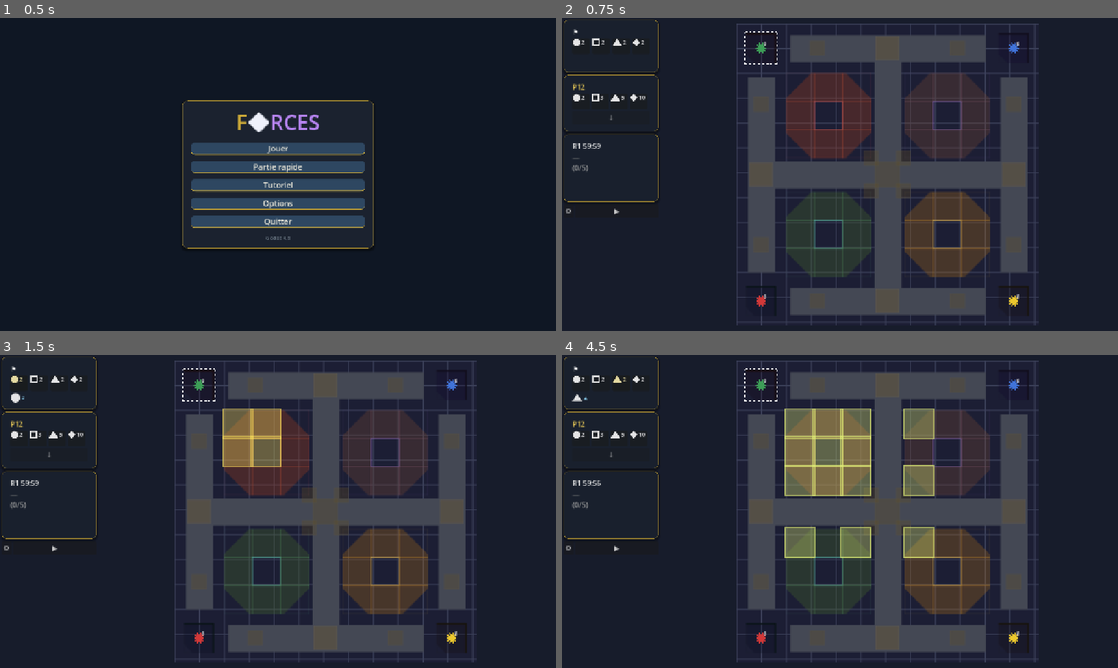
Above: before the commit, frames 1-4 (two rows, left to right).
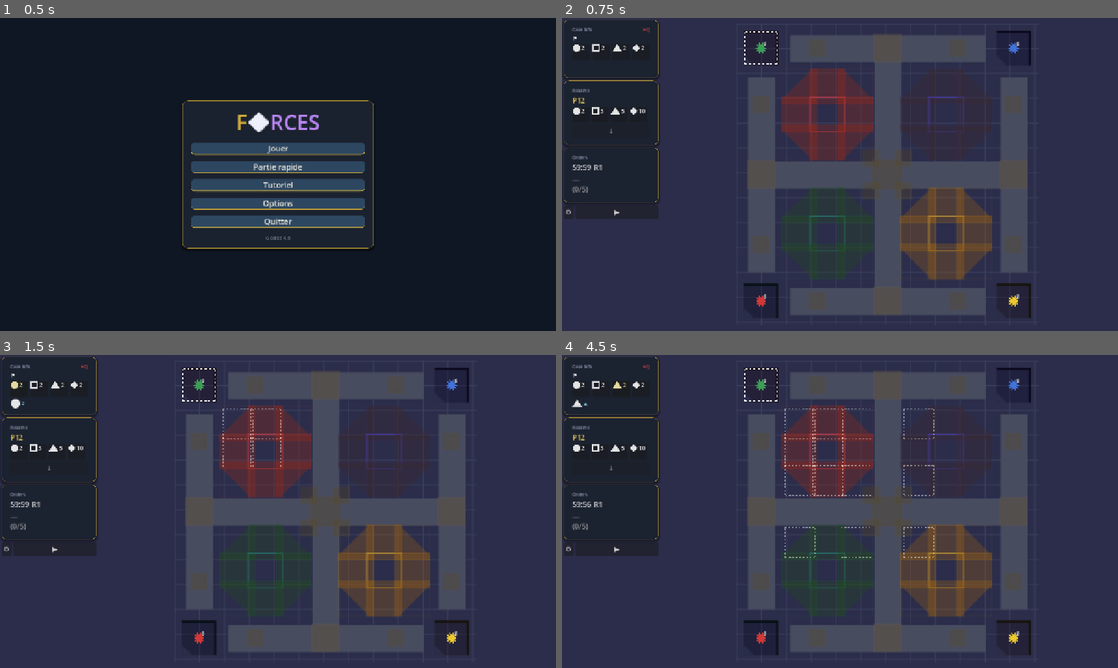
Above: after the commit, the same moments.

Repository: tlloancy/Forces
Game: Godot game, scene res://scenes/menu/main_menu.tscn
Two runs of this game, one before a commit and one after it. Both use one fixed random seed, a clock stepped at 60 frames per second and the inputs below.
Inputs (mouse positions are in pixels of both pictures, inside the frame that each line leads up to):
- Up to frame 1 (0.5 s): no input
- Up to frame 2 (0.75 s): click "Partie rapide" at 0.5 s
- Up to frame 3 (1.5 s): click (16, 383) at 1.27 s
- Up to frame 4 (4.5 s): click (578, 389) at 2.02 s; click (600, 383) at 2.77 s; click (600, 389) at 3.52 s; click (623, 383) at 4.27 s

Frame 1 is identical in both runs. In frame 2, 41% of the frame differs, in the area x 0-100%, y 0-100%; in frame 3, 43%; in frame 4, 47%.

Commit message:
Design plateau: fond #2b2d4a, iles teintees Unity, surbrillances propres.
board_map fond unifie, highlights = pointille blanc seul.
Sidebar: labels section, badge HQ, timer reformate.
board_composed: teintes bordeaux/violet/teal/dore, tuiles agrandies.

Diff:
--- a/godot/scenes/battle/battle.tscn
+++ b/godot/scenes/battle/battle.tscn
@@ -42,10 +42,28 @@
 layout_mode = 2
 theme_override_constants/separation = 4
 
+[node name="CaseHeaderRow" type="HBoxContainer" parent="Sidebar/CasePanel/VBox"]
+layout_mode = 2
+theme_override_constants/separation = 4
+
+[node name="CaseInfoLabel" type="Label" parent="Sidebar/CasePanel/VBox/CaseHeaderRow"]
+layout_mode = 2
+size_flags_horizontal = 3
+theme_override_font_sizes/font_size = 10
+theme_override_colors/font_color = Color(0.62, 0.65, 0.75, 1)
+text = "Case Info"
+
+[node name="HQLabel" type="Label" parent="Sidebar/CasePanel/VBox/CaseHeaderRow"]
+unique_name_in_owner = true
+layout_mode = 2
+theme_override_font_sizes/font_size = 10
+theme_override_colors/font_color = Color(0.85, 0.28, 0.28, 1)
+text = ""
+
 [node name="CaseTitle" type="Label" parent="Sidebar/CasePanel/VBox"]
 unique_name_in_owner = true
 layout_mode = 2
-theme_override_font_sizes/font_size = 16
+theme_override_font_sizes/font_size = 13
 text = "—"
 
 [node name="CaseUnitsRow" type="HBoxContainer" parent="Sidebar/CasePanel/VBox"]
@@ -76,6 +94,13 @@
 
 [node name="VBox" type="VBoxContainer" parent="Sidebar/ReservePanel"]
 layout_mode = 2
+theme_override_constants/separation = 4
+
+[node name="ReserveSectionLabel" type="Label" parent="Sidebar/ReservePanel/VBox"]
+layout_mode = 2
+theme_override_font_sizes/font_size = 10
+theme_override_colors/font_color = Color(0.62, 0.65, 0.75, 1)
+text = "Reserve"
 
 [node name="ReservePower" type="Label" parent="Sidebar/ReservePanel/VBox"]
 unique_name_in_owner = true
@@ -146,6 +171,13 @@
 [node name="VBox" type="VBoxContainer" parent="Sidebar/OrdersPanel"]
 layout_mode = 2
 size_flags_vertical = 3
+theme_override_constants/separation = 4
+
+[node name="OrdersSectionLabel" type="Label" parent="Sidebar/OrdersPanel/VBox"]
+layout_mode = 2
+theme_override_font_sizes/font_size = 10
+theme_override_colors/font_color = Color(0.62, 0.65, 0.75, 1)
+text = "Orders"
 
 [node name="OrdersTimer" type="Label" parent="Sidebar/OrdersPanel/VBox"]
 unique_name_in_owner = true
--- a/godot/scripts/battle/battle_sidebar.gd
+++ b/godot/scripts/battle/battle_sidebar.gd
@@ -7,6 +7,7 @@
 signal unit_pressed(piece_type: GameConstants.PieceType)
 
 @onready var _case_title: Label = %CaseTitle
+@onready var _hq_label: Label = %HQLabel
 @onready var _case_units: HBoxContainer = %CaseUnitsRow
 @onready var _case_piece_icon: TextureRect = %CasePieceIcon
 @onready var _case_piece_meta: Label = %CasePieceMeta
@@ -63,6 +64,9 @@
 	_case_piece_icon.texture = null
 	_case_piece_meta.text = ""
 	_clear_unit_buttons()
+
+	var is_hq: bool = (selected_sector != "" and selected_sector == BoardCatalog.hq_for_camp(human_camp))
+	_hq_label.text = "HQ" if is_hq else ""
 
 	if selected_sector != "":
 		var short := BoardCatalog.sector_short_label(selected_sector)
@@ -129,7 +133,7 @@
 	if _exchange_row:
 		_exchange_row.visible = any_exchange
 
-	_orders_timer.text = "R%d %s" % [state.round_number, _format_timer(planning_elapsed)]
+	_orders_timer.text = "%s  R%d" % [_format_timer(planning_elapsed), state.round_number]
 	_orders_queue.text = _format_orders_queue(state, human_camp)
 
 
--- a/godot/scripts/battle/board_map.gd
+++ b/godot/scripts/battle/board_map.gd
@@ -164,7 +164,7 @@
 
 func _draw() -> void:
 	var board := _board_rect()
-	draw_rect(Rect2(Vector2.ZERO, size), Color(0.09, 0.11, 0.17))
+	draw_rect(Rect2(Vector2.ZERO, size), Color(0.168, 0.176, 0.29))
 	if _board_tex != null:
 		draw_texture_rect(_board_tex, board, false)
 	else:
@@ -192,8 +192,7 @@
 	for sector_id: String in _state.human_pending_move_targets():
 		if _layout.has(sector_id):
 			var r := _hit_rect(board, sx, sy, sc, sector_id)
-			draw_rect(r, Color(0.35, 0.85, 0.45, 0.35))
-			draw_rect(r, Color(0.5, 1.0, 0.55, 0.85), false, 1.5)
+			draw_rect(r, Color(0.45, 1.0, 0.6, 0.72), false, 1.5)
 
 	if _selected != "" and _layout.has(_selected):
 		_draw_dashed_rect(_hit_rect(board, sx, sy, sc, _selected).grow(2.0), Color(1, 1, 1, 0.92), 5.0)
@@ -217,13 +216,8 @@
 			)
 
 
-func _draw_move_highlight(rect: Rect2, sector_id: String) -> void:
-	var sea: bool = sector_id.begins_with("Space_") or BoardCatalog.is_neutral(sector_id)
-	if sea:
-		draw_rect(rect.grow(1.0), _highlight_color, false, 2.5)
-	else:
-		draw_rect(rect.grow(1.0), Color(_highlight_color.r, _highlight_color.g, _highlight_color.b, 0.35))
-		draw_rect(rect.grow(1.0), _highlight_color, false, 2.5)
+func _draw_move_highlight(rect: Rect2, _sector_id: String) -> void:
+	_draw_dashed_rect(rect.grow(1.0), Color(1.0, 1.0, 1.0, 0.42), 4.0)
 
 
 func _draw_piece_icon(center: Vector2, icon_size: float, piece_type: GameConstants.PieceType, color: Color) -> void:
Binary file changed: godot/assets/textures/board_composed.png
Not shown, changed: godot/CHANGELOG.md
Not shown, changed: godot/tools/compose_board_from_tiles.py
